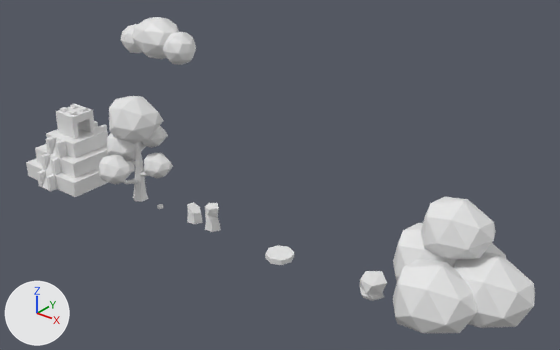
What one commit did to the Blender file BlenderMesh/Tree1.blend.
Camera for both pictures: a 50 mm lens placed at (45.6, -57.0, 45.4), pointed at (-1.0, 1.3, 9.2). Arrows for +X, +Y and +Z are at lower left; the lights stay in place.

Before the edit, the objects in view are built like this:
```python
ob_cube = bpy.data.objects.new('Cube', me_cube_008)
ob_cube.location = (-34.1, 0.0, 0.0)
ob_cylinder = bpy.data.objects.new('Cylinder', me_cylinder)
ob_cylinder.location = (-22.49, 0.0, 0.0)
ob_cylinder_001 = bpy.data.objects.new('Cylinder.001', me_cylinder_003)
ob_cylinder_001.location = (-10.02, 0.0, 0.0)
ob_cylinder_002 = bpy.data.objects.new('Cylinder.002', me_cylinder_002)
ob_cylinder_002.location = (20.0, 0.0, 0.0)
ob_cylinder_003 = bpy.data.objects.new('Cylinder.003', me_cylinder_004)
ob_cylinder_003.location = (-12.92, 0.0, 0.0)
ob_cylinder_004 = bpy.data.objects.new('Cylinder.004', me_cylinder_001)
ob_cylinder_004.location = (11.98, 0.0, 0.0)
ob_cylinder_005 = bpy.data.objects.new('Cylinder.005', me_cylinder_005)
ob_cylinder_005.location = (0.0, 0.0, 0.0)
ob_cylinder_005.scale = (1.6, 1.6, 1.6)
ob_icosphere_001 = bpy.data.objects.new('Icosphere.001', me_icosphere_001)
ob_icosphere_001.location = (-17.17, 0.0, 21.63)
ob_icosphere_001.scale = (3.27, 3.27, 3.27)
```
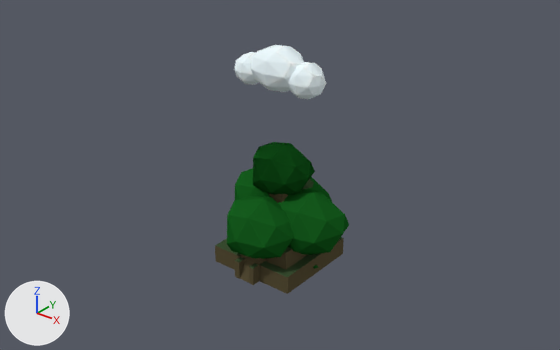
Pixel boxes (x1, y1, x2, y2) of what changed, in the pictures (560 x 350 px):
'Cylinder.002', recoloured, surface changed, moved
    before: (393, 197, 535, 333)
    after: (227, 168, 349, 259)
'Cube', recoloured, surface changed, moved
    before: (26, 104, 135, 197)
    after: (215, 193, 344, 294)
'Cylinder', recoloured, moved
    before: (99, 96, 173, 202)
    after: (253, 142, 315, 195)
'Icosphere.001', recoloured, surface changed, moved
    before: (121, 17, 196, 65)
    after: (234, 45, 326, 99)
'Cylinder.004', recoloured, moved (not visible afterwards)
    before: (360, 271, 387, 301)
'Cylinder.005', deleted
    before: (265, 245, 294, 265)
'Cylinder.001', recoloured, moved (not visible afterwards)
    before: (205, 203, 221, 232)
'Cylinder.003', recoloured, moved (not visible afterwards)
    before: (187, 202, 203, 224)
'Icosphere', moved (not visible afterwards)
    before: (157, 204, 163, 209)
'Plane.001', added
    after: (313, 265, 319, 269)

Patch to the scene script:
```diff
--- a/BlenderMesh/Tree1.blend.py
+++ b/BlenderMesh/Tree1.blend.py
@@ me_cylinder @@
 me_cylinder.from_pydata(...)  # 250 vertices, 340 faces; spans x -4.76..5.53, y -5.6..3.88, z 0.0..13.69
+me_cylinder.materials.append(mat_material_001)  # picture img_grasstexture
@@ me_cylinder_002 @@
 me_cylinder_002.from_pydata(...)  # 250 vertices, 340 faces; spans x -6.1..8.04, y -7.26..5.51, z 0.0..13.69
+# me_cylinder_002 part 1: texture (UV) coordinates of 340 of 340 faces, centred in x -5.64..7.5, y -6.83..5.16, z 0.0..13.26, changed; they spanned u 0.0..1.0, v 0.0..1.0 and now span u 0.02..1.0, v 0.0..0.98
+me_cylinder_002.materials.append(mat_material_001)  # picture img_grasstexture
@@ me_cylinder_003 @@
 me_cylinder_003.from_pydata(...)  # 25 vertices, 22 faces; spans x -0.94..0.94, y -0.9..1.0, z 0.0..3.11
+me_cylinder_003.materials.append(mat_material_001)  # picture img_grasstexture
@@ me_cylinder_004 @@
 me_cylinder_004.from_pydata(...)  # 20 vertices, 16 faces; spans x -0.94..0.94, y -0.78..1.0, z 0.0..2.22
+me_cylinder_004.materials.append(mat_material_001)  # picture img_grasstexture
@@ me_cylinder_001 @@
 me_cylinder_001.from_pydata(...)  # 25 vertices, 22 faces; spans x -1.26..1.4, y -1.42..1.51, z 0.0..2.32
+me_cylinder_001.materials.append(mat_material_001)  # picture img_grasstexture
@@ me_icosphere_001 @@
 me_icosphere_001.from_pydata(...)  # 102 vertices, 192 faces; spans x -1.61..1.59, y -0.72..0.72, z -0.75..0.72
 # used by ob_icosphere_001; location = (-17.17, 0.0, 21.63); scale = (3.27, 3.27, 3.27)
+# me_icosphere_001 part 2: texture (UV) coordinates of 192 of 192 faces, centred in x -1.61..1.58, y -0.64..0.62, z -0.69..0.65, changed; they spanned u 0.0..1.0, v 0.0..0.47 and now span u 0.26..0.96, v 0.01..0.9
+me_icosphere_001.materials.append(mat_material_001)  # picture img_grasstexture
@@ me_cube_008 @@
 me_cube_008.from_pydata(...)  # 220 vertices, 202 faces; spans x -4.98..4.98, y -5.95..5.95, z 0.0..9.35
+# me_cube_008 part 3: texture (UV) coordinates of 202 of 202 faces, centred in x -4.98..4.98, y -5.95..5.95, z 0.0..9.35, changed; they spanned u 0.12..0.88, v 0.0..1.0 and now span u 0.0..0.99, v 0.0..0.99
+me_cube_008.materials.append(mat_material_001)  # picture img_grasstexture
@@ ob_cylinder @@
 ob_cylinder = bpy.data.objects.new('Cylinder', me_cylinder)
-ob_cylinder.location = (-22.49, 0.0, 0.0)
+ob_cylinder.location = (0.0, 0.0, 0.0)
@@ ob_cylinder_002 @@
 ob_cylinder_002 = bpy.data.objects.new('Cylinder.002', me_cylinder_002)
-ob_cylinder_002.location = (20.0, 0.0, 0.0)
+ob_cylinder_002.location = (0.0, 0.0, 0.0)
@@ ob_cylinder_001 @@
 ob_cylinder_001 = bpy.data.objects.new('Cylinder.001', me_cylinder_003)
-ob_cylinder_001.location = (-10.02, 0.0, 0.0)
+ob_cylinder_001.location = (0.0, 0.0, 0.0)
@@ ob_cylinder_003 @@
 ob_cylinder_003 = bpy.data.objects.new('Cylinder.003', me_cylinder_004)
-ob_cylinder_003.location = (-12.92, 0.0, 0.0)
+ob_cylinder_003.location = (0.0, 0.0, 0.0)
@@ ob_icosphere @@
 ob_icosphere = bpy.data.objects.new('Icosphere', me_icosphere)
-ob_icosphere.location = (-18.9, 0.0, 0.0)
+ob_icosphere.location = (0.0, 0.0, 0.0)
@@ ob_cylinder_004 @@
 ob_cylinder_004 = bpy.data.objects.new('Cylinder.004', me_cylinder_001)
-ob_cylinder_004.location = (11.98, 0.0, 0.0)
+ob_cylinder_004.location = (-3.23, 0.0, 0.0)
@@ ob_icosphere_001 @@
 ob_icosphere_001 = bpy.data.objects.new('Icosphere.001', me_icosphere_001)
-ob_icosphere_001.location = (-17.17, 0.0, 21.63)
+ob_icosphere_001.location = (0.0, 0.0, 21.63)
 ob_icosphere_001.scale = (3.27, 3.27, 3.27)
@@ ob_cube @@
 ob_cube = bpy.data.objects.new('Cube', me_cube_008)
-ob_cube.location = (-34.1, 0.0, 0.0)
+ob_cube.location = (0.0, 0.0, 0.0)
@@ ob_cylinder_005 @@
-ob_cylinder_005 = bpy.data.objects.new('Cylinder.005', me_cylinder_005)
@@ ob_plane_001 @@
+ob_plane_001 = bpy.data.objects.new('Plane.001', me_plane_002)  # 290 vertices, 261 faces; spans x -10.31..4.49, y -6.04..2.19, z -0.44..8.38; in mat_material_001 (picture img_grasstexture)
+ob_plane_001.location = (4.3, -0.15, 3.11)
+ob_plane_001.rotation_euler = (-3.716, -0.214, -2.03)  # degrees (-213, -12, -116)
+ob_plane_001.scale = (0.156, 0.344, 0.344)
```
